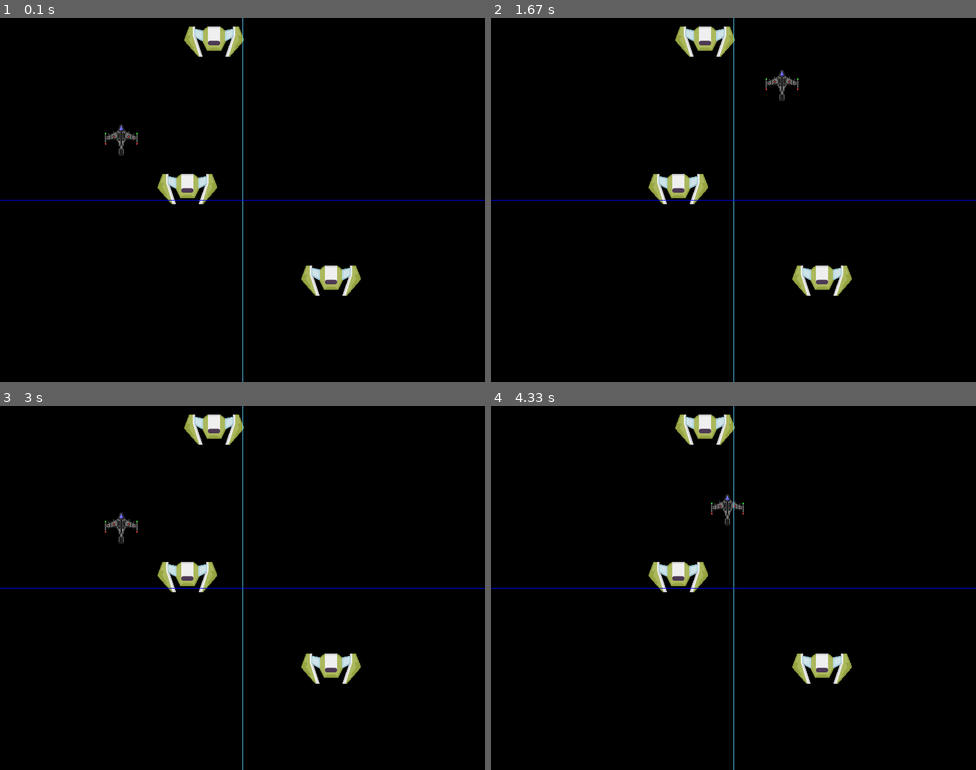
Above: before the commit, frames 1-4 (two rows, left to right).
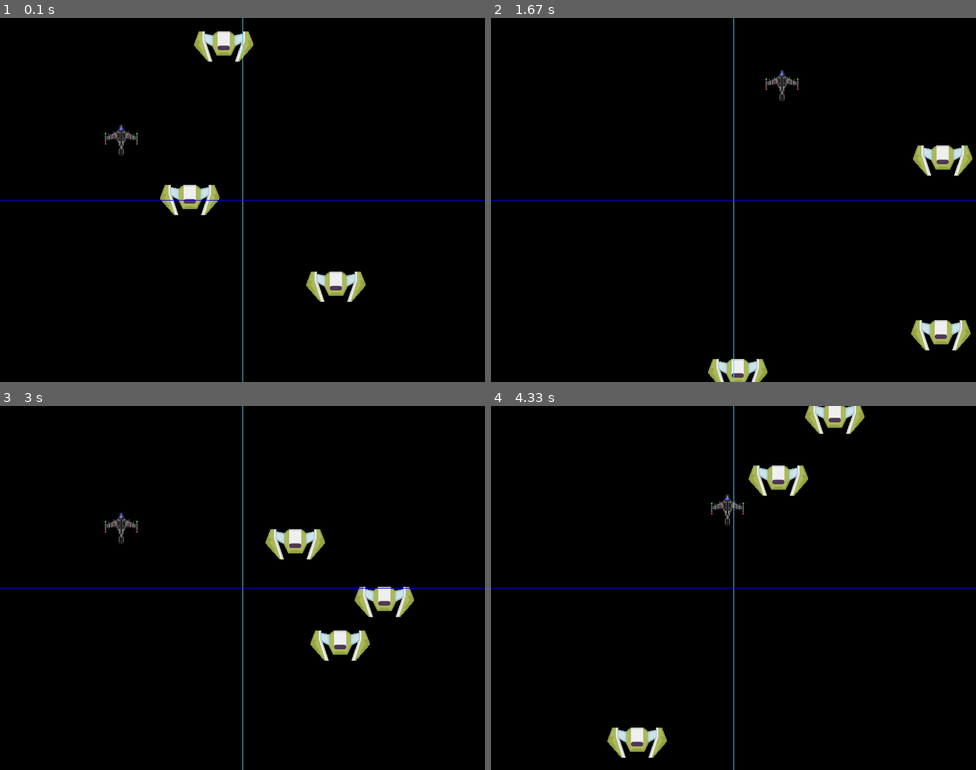
Above: after the commit, the same moments.

Repository: ValorianiO/Pygame-Curso
Game: pygame game, started from Juego2.py
Same seed, same stepped clock (60 frames per second), same inputs: the game is played once before the commit and once after it.
Inputs:
- Up to frame 1 (0.1 s): no input
- Up to frame 2 (1.67 s): hold D 0.33-0.8 s; hold W 0.83-1.13 s; hold D 1.17-1.63 s
- Up to frame 3 (3 s): hold A 1.67-2.2 s; hold S 2.23-2.53 s; hold A 2.57-2.97 s
- Up to frame 4 (4.33 s): hold W 3-3.37 s; hold D 3.4-4.03 s; hold S from 4.07 s (still down)

The runs differ from the first frame. In frame 1, 2.7% of the frame differs, in the area x 32-76%, y 2-78%; in frame 2, 4.0%; in frame 3, 4.0%; in frame 4, 4.0%, in the area x 24-77%, y 0-97%.

Commit message:
aniadiendo movimiento a los enemigos y fisicas de desaceleracion

Diff:
--- a/Juego2.py
+++ b/Juego2.py
@@ -68,6 +68,22 @@
     self.image.set_colorkey(negro)
     self.rect.x = random.randrange(ancho - self.rect.width)
     self.rect.y = random.randrange(alto - self.rect.height)
+    self.velocidad_x = random.randrange(1,10)
+    self.velocidad_y = random.randrange(1,10)
+
+  def  update(self):
+    self.rect.x += self.velocidad_x
+    self.rect.y += self.velocidad_y
+    if self.rect.left < 0:
+      self.velocidad_x += 1
+    if self.rect.right > ancho:
+      self.velocidad_x -= 1
+
+    if self.rect.bottom > alto:
+      self.velocidad_y -= 1
+
+    if self.rect.top < 0:
+      self.velocidad_y += 1
 
 
 
